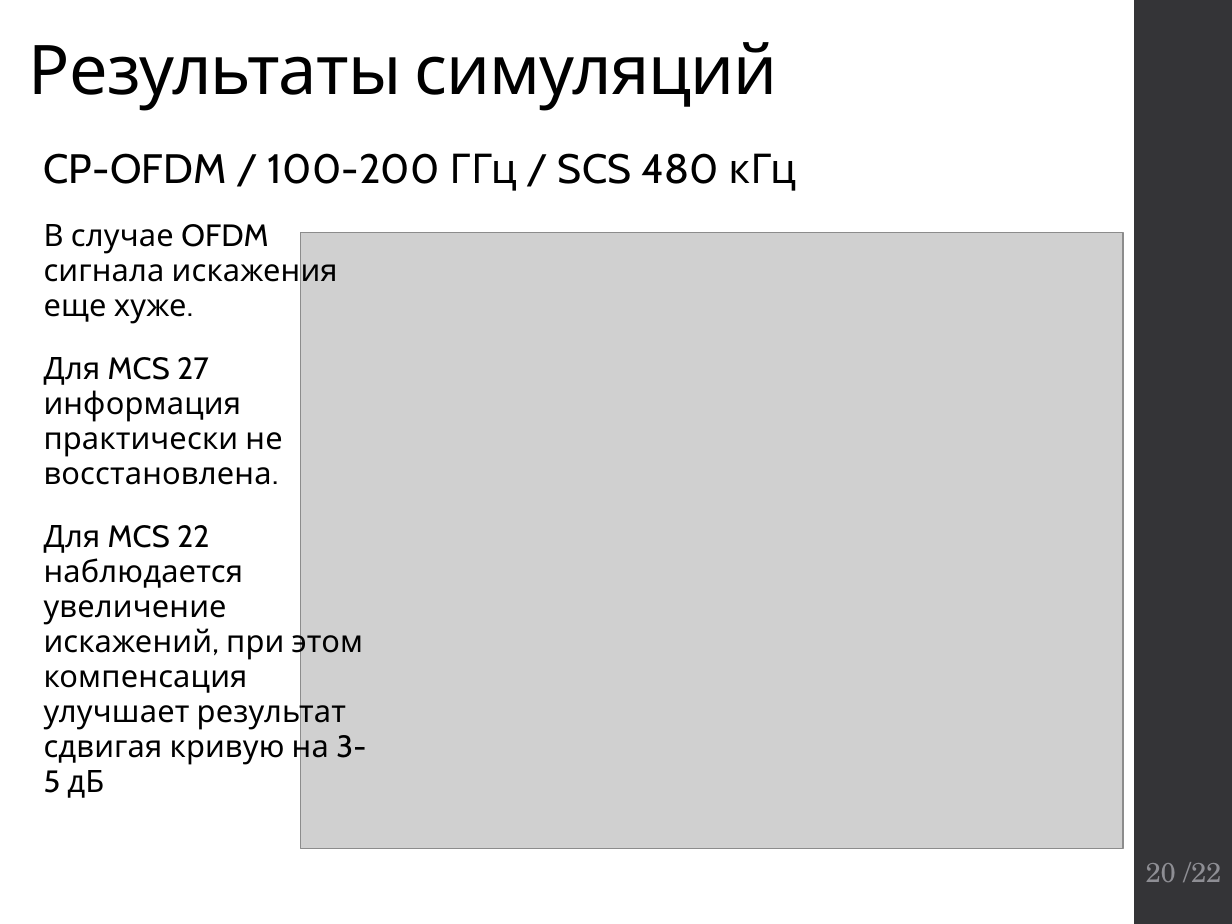
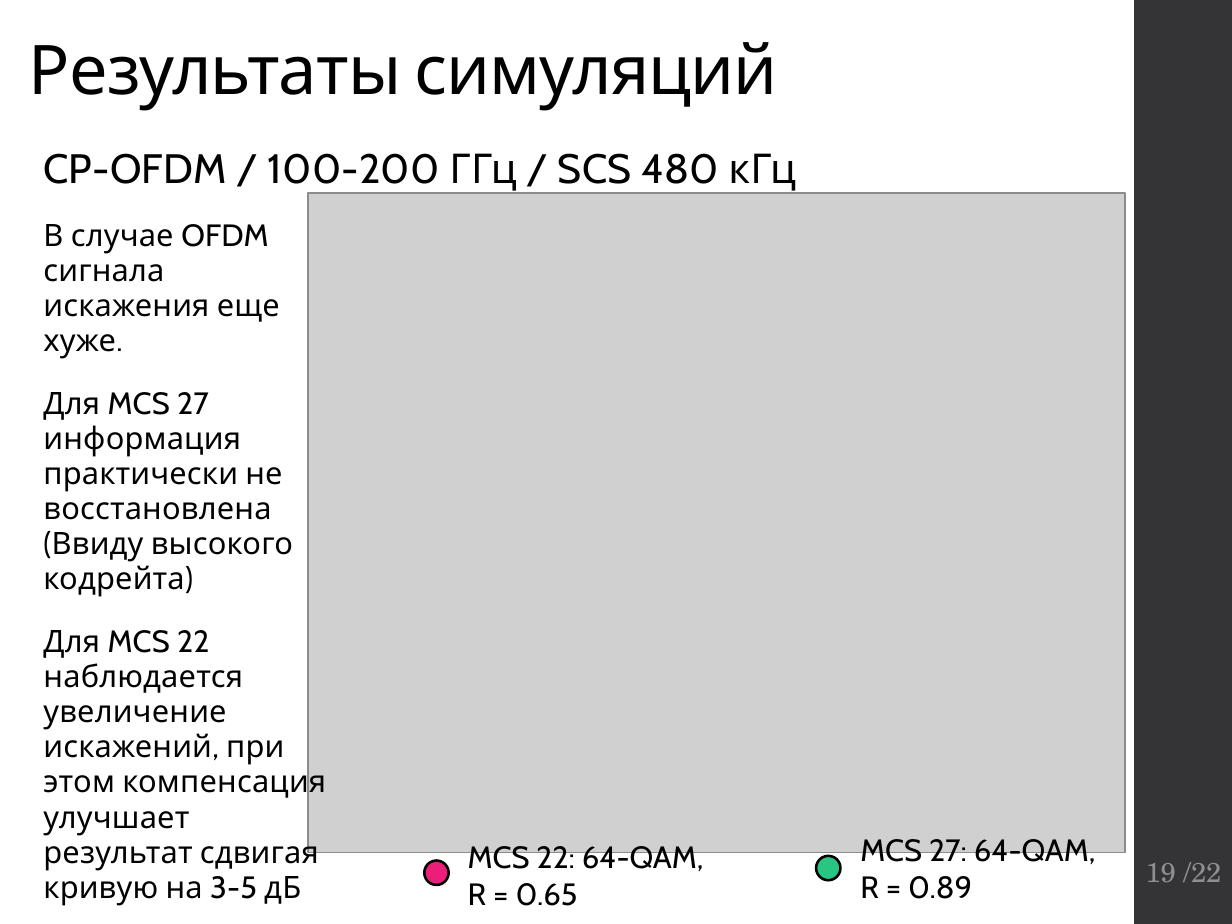
Before and after one commit to kannab98/graduation-paper, a slide deck: slide 19 of Presentation.pptx (slide 20 before the commit). Drawn at 1232x924 pixels with LibreOffice and Linux fonts; fonts in the diff are those of the drawing; grey boxes stand for pictures. Boxes give left, top, right and bottom in pixels: in the first picture for what was removed or moved away, otherwise in the second. Text is boxed around its words. In the diff, an @@ line names an element or a change of style, - is before the commit and + after.

```diff
--- a/Presentation.pptx
+++ b/Presentation.pptx
@@ picture: place and size @@
-picture at box(301, 232, 1124, 848)
+picture at box(308, 193, 1125, 853)
@@ text at box(43, 392, 293, 597): text changed @@
-Для MCS 27 информация практически не восстановлена.
+Для MCS 27 информация практически не восстановлена (Ввиду высокого кодрейта)
@@ text added at box(860, 839, 1096, 899), 18 pt, text #000000 @@
+MCS 27: 64-QAM,
+R = 0.89
@@ ellipse added at box(424, 861, 448, 886), fill #ED1E79, outline #000000 1.5 pt @@
@@ text added at box(468, 842, 704, 906), 18 pt, text #000000 @@
+MCS 22: 64-QAM,
+R = 0.65
@@ ellipse added at box(816, 856, 840, 881), fill #29C582, outline #000000 1.5 pt @@
@@ page number at box(1146, 862, 1221, 882): text changed @@
-20 /22
+19 /22
```
Also in this commit, not shown: 14 other slides changed, 2 slides added, 1 other file.
